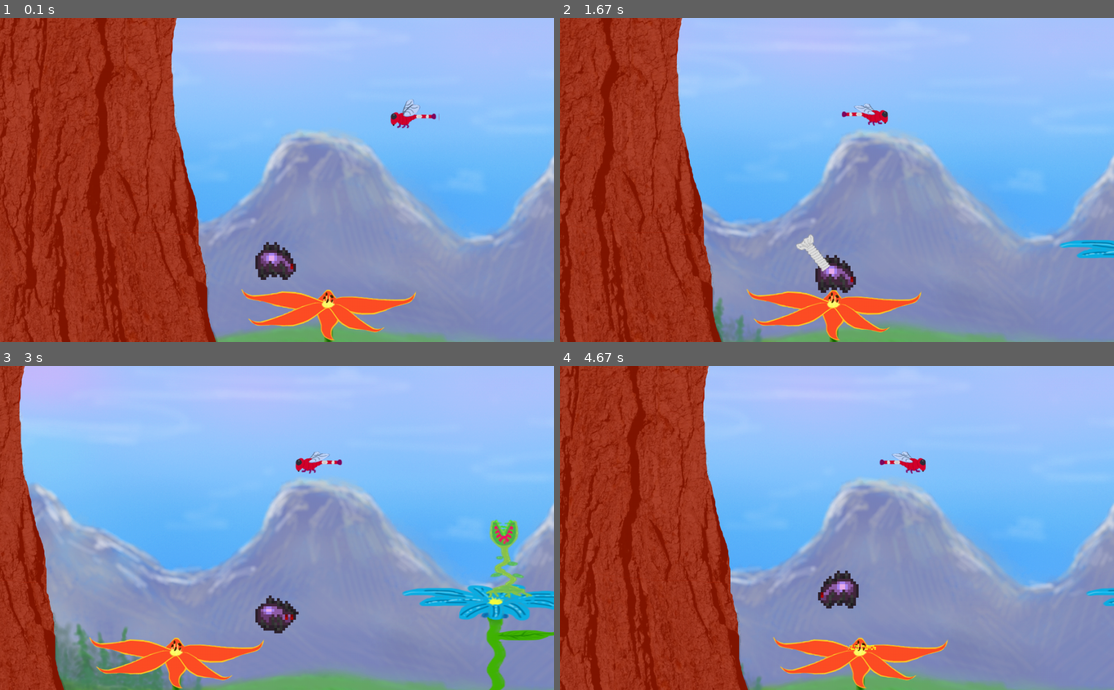
Above: before the commit, frames 1-4 (two rows, left to right).
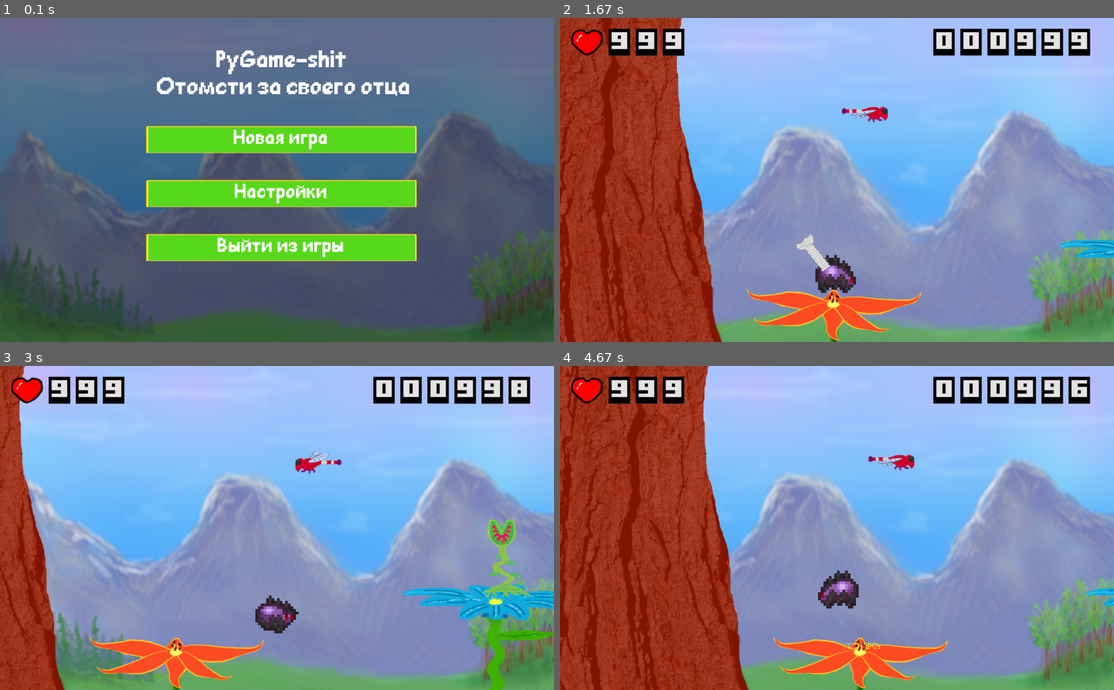
Above: after the commit, the same moments.

Repository: SwampWood/PyGame-shit
Game: pygame game, started from main.py
The game is run twice, just before and just after one commit, with the same random seed, the same clock (stepped at 60 frames per second) and the same inputs.
Inputs (mouse positions are in pixels of both pictures, inside the frame that each line leads up to):
- Up to frame 1 (0.1 s): no input
- Up to frame 2 (1.67 s): press the mouse at (842, 137) at 0.37 s; move the mouse to (864, 196) at 0.47 s; release the mouse at (892, 251) at 0.6 s; hold E 0.67-1.13 s; hold D 0.67-1.13 s; press the mouse at (842, 137) at 1.2 s; move the mouse to (870, 173) at 1.3 s; release the mouse at (903, 209) at 1.43 s; right-click (704, 115) at 1.55 s
- Up to frame 3 (3 s): hold D 1.83-2.3 s; move the mouse to (77, 518) at 1.87 s; tap Space at 1.9, 2.2, 2.4, 2.7, 2.9 s; hold D 2.33-2.8 s; hold A from 2.83 s (still down)
- Up to frame 4 (4.67 s): tap Space at 3.2, 3.47, 3.77, 3.9, 4.2, 4.57 s; release A at 3.37 s; hold A 3.4-3.8 s; hold D 3.83-4.47 s; hold A from 4.5 s (still down)

The runs differ from the first frame. In frame 1, 100% of the frame differs, in the area x 0-100%, y 0-100%; in frame 2, 25%; in frame 3, 26%; in frame 4, 25%.

Commit message:
Попытка совместить мастер и врагов

Diff:
--- a/main.py
+++ b/main.py
@@ -18,6 +18,8 @@
 all_branches = pygame.sprite.Group()
 all_attacks = pygame.sprite.Group()
 tree = pygame.sprite.Group()
+system_bars = pygame.sprite.Group()
+current_UI = pygame.sprite.Group()
 horizontal_borders = pygame.sprite.Group()
 
 
@@ -36,6 +38,30 @@
         image = image.convert_alpha()
     return image
 
+def create_map():
+    # Здесь откроем файл с картой и добавим все объекты
+    with open('map.txt') as file:
+        exec(file.read())
+
+def new_game():
+    global all_sprites, all_enemies, all_allies, all_platforms, tree
+    global system_bars, current_UI, horizontal_borders, player, score, background
+    all_sprites = pygame.sprite.Group()
+    all_enemies = pygame.sprite.Group()
+    all_allies = pygame.sprite.Group()
+    all_platforms = pygame.sprite.Group()
+    tree = pygame.sprite.Group()
+    system_bars = pygame.sprite.Group()
+    current_UI = pygame.sprite.Group()
+    horizontal_borders = pygame.sprite.Group()
+    background = pygame.transform.scale(load_image("background.png"), (width, height))
+    player = Spider()
+    create_map()
+    Border(0, -2, 6624)
+    Border(0, 700, 6624)
+    HealthBar()
+    score = Score()
+
 
 class Camera:
     # зададим начальный сдвиг камеры
@@ -98,6 +124,109 @@
         if self.velocity[1] >= 0 or self.velocity[0] == 0:
             self.kill()
 
+
+class Numbers(pygame.sprite.Sprite):
+    numbers = [load_image(str(i) + '.png') for i in range(10)]
+
+    def __init__(self, pos, num):
+        super().__init__(system_bars)
+        self.image = Numbers.numbers[int(num)]
+        self.rect = self.image.get_rect()
+        self.rect.x = 90 + pos * 50
+        self.rect.y = 20
+
+
+class Score:
+    def __init__(self):
+        self.score = 1000
+        self.wait = 60
+        self.numbers = [Numbers(i + 12, str(self.score).zfill(6)[i]) for i in range(6)]
+
+    def __iadd__(self, other):
+        self.score += other
+        return self
+
+    def update(self):
+        for i in self.numbers:
+            i.kill()
+        self.wait -= 1
+        if self.wait == 0:
+            self.score = max(0, self.score - 1)
+            self.wait = 60
+        if self.score < 999999:
+            self.numbers = [Numbers(i + 12, str(self.score).zfill(6)[i]) for i in range(6)]
+        else:
+            self.numbers = [Numbers(i + 12, '9') for i in range(6)]
+
+
+class Button(pygame.sprite.Sprite):
+    image = load_image("Button.png")
+
+    def __init__(self, x, y, height_, width_, text, func_=None):
+        super().__init__(current_UI)
+        text = Text(-50, -50, height_ - 10, text)
+        text.rect.x = x + (width_ - text.image.get_width()) // 2
+        text.rect.y = y
+        self.text = text
+        self.image = pygame.transform.scale(Button.image, (width_, height_))
+        self.rect = self.image.get_rect()
+        self.rect.x = x
+        self.rect.y = y
+        self.func = func_
+
+    def __call__(self):
+        if self.func:
+            self.func()
+
+
+class Text(pygame.sprite.Sprite):
+    def __init__(self, x, y, size_, text, color=(255, 255, 255)):
+        super().__init__(current_UI)
+        self.image = pygame.font.Font("data/ComicSansMSPixel.ttf", size_).render(text, True, color)
+        self.rect = self.image.get_rect()
+        self.rect.x = x
+        self.rect.y = y
+
+
+class EndScreen:
+    def __init__(self):
+        global background
+        background = pygame.transform.scale(load_image("Death_background.png"), (width, height))
+        Text(496 - 25 * len(str(score.score)), 50, 150, str(score.score))
+        Text(20, 250, 50, 'Вы погибли и не смогли отомстить за своего отца...')
+        Button(6, 500, 50, 500, 'Новая игра', func_=new_game)
+        Button(518, 500, 50, 500, 'Выйти из игры', func_=sys.exit)
+
+
+class StartScreeen:
+    def __init__(self):
+        global background
+        Text(400, 50, 50, 'PyGame-shit')
+        Text(290, 100, 50, 'Отомсти за своего отца')
+        background = pygame.transform.scale(load_image("Death_background.png"), (width, height))
+        Button(270, 200, 50, 500, 'Новая игра', func_=new_game)
+        Button(270, 300, 50, 500, 'Настройки')
+        Button(270, 400, 50, 500, 'Выйти из игры', func_=sys.exit)
+
+
+class HealthBar(pygame.sprite.Sprite):
+    image = load_image("Heart.png")
+
+    def __init__(self):
+        super().__init__(system_bars)
+        self.health = str(player.health) if player.health < 1000 else '999'
+        self.numbers = [Numbers(i, self.health[i]) for i in range(len(self.health))]
+        self.image = HealthBar.image
+        self.rect = self.image.get_rect()
+        self.rect.x = 20
+        self.rect.y = 20
+
+    def update(self):
+        if str(player.health) != self.health:
+            self.health = str(player.health) if player.health < 1000 else '999'
+            for i in self.numbers:
+                i.kill()
+            self.numbers = [Numbers(i, self.health[i]) for i in range(len(self.health))]
 
 class Web(pygame.sprite.Sprite):
     web = load_image('Web.png')
@@ -278,7 +407,7 @@
 
     def respawn(self):
         if self.health == 1:
-            '''EndScreen()'''
+            EndScreen()
         else:
             self.immunity_frames = 60
             self.health -= 1
@@ -574,61 +703,65 @@
                 self.sound.set_volume(0)
 
 
-def create_map():
-    # Здесь будем использовать различные классы для создания карты
-    enemy_flower = load_image('VenusFlyTrapAnimation.png')
-    TreeBorder()
-    FlowerPlatform(20, 500, 1)
-    FlowerPlatform(600, 400, 0)
-    FlowerPlatform(2000, 300, 2)
-    Enemy(750, 280, enemy_flower, 6)
-    TreeBranch(1500, 0, 0)
-    TreeBranch(2500, 0, 1)
-    TreeBranch(3000, 0, 2)
-    FlowerPlatform(1000, 300, 2)
-    Dragonfly(300, 150, 200, 400)
-
-
-background = load_image("background.png")
-create_map()
+background = pygame.transform.scale(load_image("background.png"), (width, height))
 player = Spider()
-Border(0, -2, 10024)
-Border(0, 700, 100024)
+score = Score()
 camera = Camera()
-sound = pygame.mixer.Sound(os.path.join('data', 'music', 'background_music.mp3'))
-sound.set_volume(0.05)
-sound.play(-1)
+StartScreeen()
+
 running = True
 while running:
-    for event in pygame.event.get():
-        if event.type == pygame.QUIT:
-            running = False
-        if event.type == pygame.MOUSEBUTTONDOWN and event.button == 3 and not player.webbed and player.web is None:
-            player.web = Web(pygame.mouse.get_pos())
-            web_sound = pygame.mixer.Sound(os.path.join('data', 'music', 'web_soundeffect.mp3'))
-            web_sound.set_volume(0.03)
-            web_sound.play(0)
-        if event.type == pygame.KEYDOWN and event.key == pygame.K_e and not player.attack_cd:
-            player.attack_cd = 30
-            bite_sound = pygame.mixer.Sound(os.path.join('data', 'music',
-                                                           f'bite_soundeffect{random.randint(1, 2)}.mp3'))
-            bite_sound.set_volume(0.2)
-            bite_sound.play(0)
-            Bite()
-        if event.type == pygame.MOUSEBUTTONDOWN and event.button == 1 and not player.attack_cd:
-            player.attack_cd = 30
-            poison_sound = pygame.mixer.Sound(os.path.join('data', 'music', 'poison_soundeffect.mp3'))
-            poison_sound.set_volume(0.2)
-            poison_sound.play(0)
-            Poison(event.pos)
-
-    screen.blit(background, (0, 0))
-
-    all_sprites.draw(screen)
-    all_sprites.update(pygame.key.get_pressed())
-    camera.update(player)
-    for sprite in all_sprites:
-        camera.apply(sprite)
-    clock.tick(60)
+    if not current_UI:
+        for event in pygame.event.get():
+            if event.type == pygame.QUIT:
+                running = False
+            if event.type == pygame.MOUSEBUTTONDOWN and event.button == 3 and not player.webbed and player.web is None:
+                player.web = Web(pygame.mouse.get_pos())
+                web_sound = pygame.mixer.Sound(os.path.join('data', 'music', 'web_soundeffect.mp3'))
+                web_sound.set_volume(0.03)
+                web_sound.play(0)
+            if event.type == pygame.KEYDOWN and event.key == pygame.K_e and not player.attack_cd:
+                player.attack_cd = 30
+                bite_sound = pygame.mixer.Sound(os.path.join('data', 'music',
+                                                               f'bite_soundeffect{random.randint(1, 2)}.mp3'))
+                bite_sound.set_volume(0.2)
+                bite_sound.play(0)
+                Bite()
+            if event.type == pygame.MOUSEBUTTONDOWN and event.button == 1 and not player.attack_cd:
+                player.attack_cd = 30
+                poison_sound = pygame.mixer.Sound(os.path.join('data', 'music', 'poison_soundeffect.mp3'))
+                poison_sound.set_volume(0.2)
+                poison_sound.play(0)
+                Poison(event.pos)
+
+        screen.blit(background, (0, 0))
+
+        all_sprites.draw(screen)
+        all_sprites.update(pygame.key.get_pressed())
+
+        system_bars.draw(screen)
+        score.update()
+        camera.update(player)
+
+        for sprite in all_sprites:
+            camera.apply(sprite)
+        clock.tick(60)
+    else:
+        for event in pygame.event.get():
+            if event.type == pygame.QUIT:
+                running = False
+            if event.type == pygame.MOUSEBUTTONDOWN:
+                for sprite in current_UI:
+                    if sprite.__class__.__name__ == 'Button' and sprite.rect.collidepoint(event.pos):
+                        sprite()
+                        '''for j in current_UI:
+                            j.kill()
+                        current_UI = pygame.sprite.Group()'''
+
+        screen.blit(background, (0, 0))
+
+        current_UI.update()
+        current_UI.draw(screen)
+
     pygame.display.flip()
 pygame.quit()
--- a/map.txt
+++ b/map.txt
@@ -2,6 +2,10 @@
 TreeBorder()
 FlowerPlatform(20, 500, 1)
 FlowerPlatform(600, 400, 0)
+FlowerPlatform(2000, 300, 2)
+Enemy(750, 280, enemy_flower, 6)
+TreeBranch(1500, 0, 0)
+TreeBranch(2500, 0, 1)
+TreeBranch(3000, 0, 2)
 FlowerPlatform(1000, 300, 2)
-'''Wasp(1000, 150, 900, 1300)
-Enemy(800, 280, enemy_flower, 6)'''
+Dragonfly(300, 150, 200, 400)
